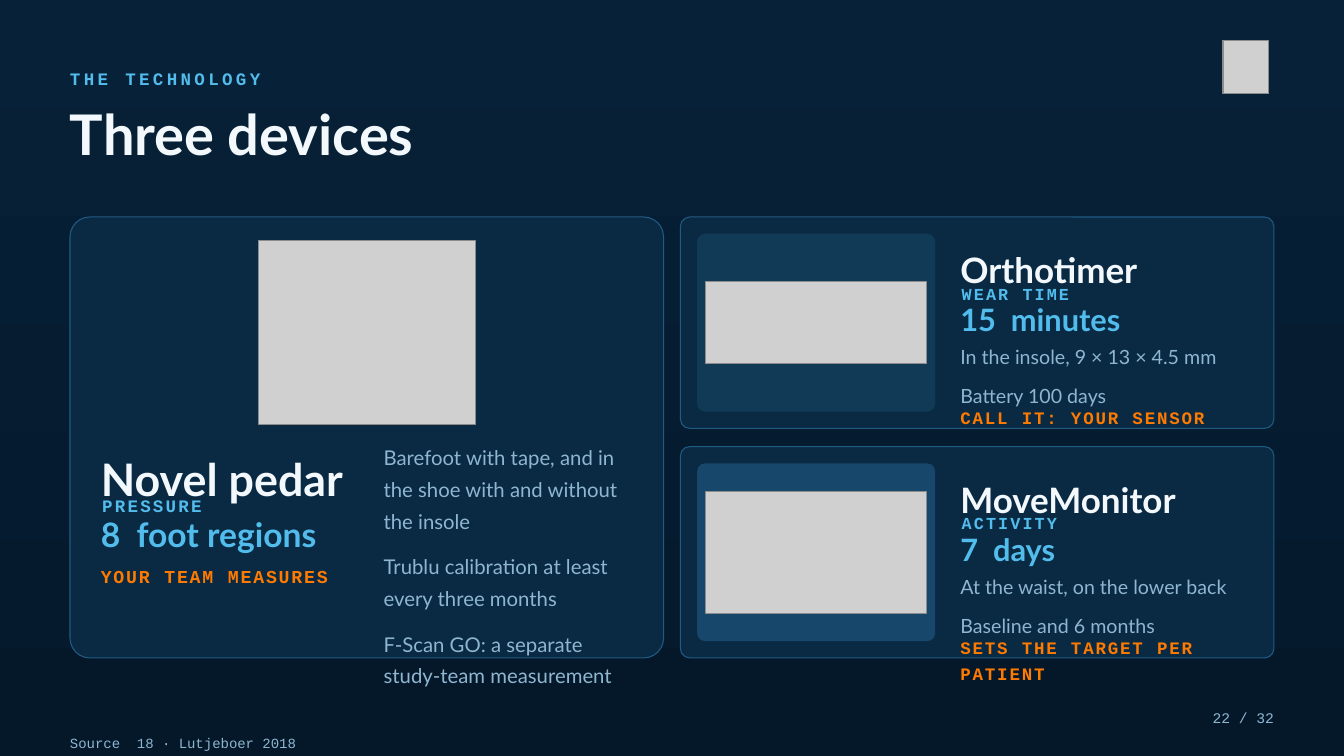
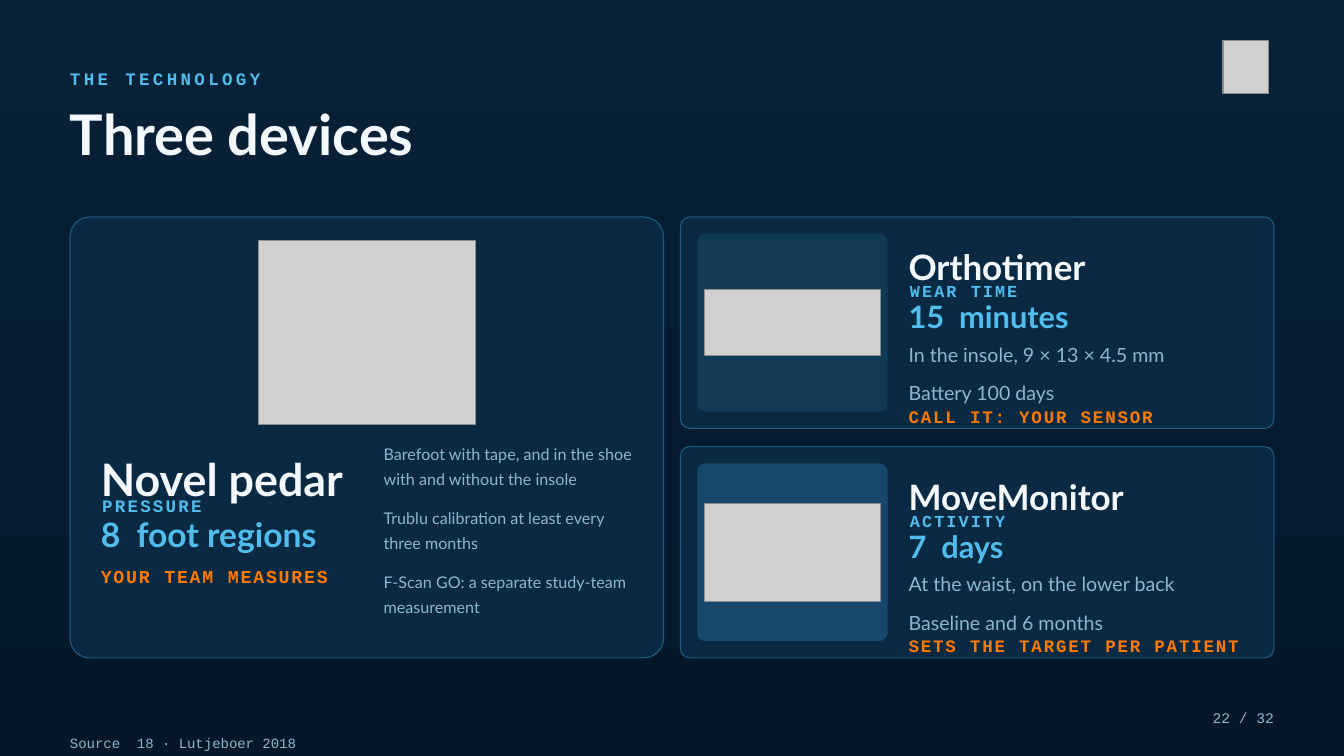
Before and after one commit to Dellfs/paradise-project, a slide deck: slide 22 of PARADISE_presentatie/PARADISE_congres.pptx. Drawn at 1344x756 pixels with LibreOffice and Linux fonts; fonts in the diff are those of the drawing; grey boxes stand for pictures. Boxes give left, top, right and bottom in pixels: in the first picture for what was removed or moved away, otherwise in the second. Text is boxed around its words. In the diff, an @@ line names an element or a change of style, - is before the commit and + after.

```diff
--- a/PARADISE_presentatie/PARADISE_congres.pptx
+++ b/PARADISE_presentatie/PARADISE_congres.pptx
@@ rounded rectangle: place and size @@
-rounded rectangle at [698, 234, 936, 411]
+rounded rectangle at [698, 234, 888, 411]
@@ text "Orthotimer": place and size @@
-text "Orthotimer" at [960, 257, 1137, 290]
+text "Orthotimer" at [909, 254, 1086, 287]
@@ picture: place and size @@
-picture at [706, 281, 927, 364]
+picture at [705, 290, 881, 356]
@@ text "15 minutes": place and size @@
-text "15 minutes" at [960, 308, 1120, 331]
+text "15 minutes" at [909, 305, 1068, 328]
@@ text "WEAR TIME": place and size @@
-text "WEAR TIME" at [962, 289, 1070, 300]
+text "WEAR TIME" at [910, 286, 1018, 297]
@@ text "In the insole, 9 × ...": place and size @@
-text "In the insole, 9 × ..." at [960, 349, 1216, 407]
+text "In the insole, 9 × ..." at [909, 347, 1164, 404]
@@ text "CALL IT: YOUR SENSOR": place and size @@
-text "CALL IT: YOUR SENSOR" at [960, 412, 1204, 429]
+text "CALL IT: YOUR SENSOR" at [909, 411, 1153, 429]
@@ text "Barefoot with tape, and in ..." at [384, 448, 632, 613]: size 14.5 to 11.5 pt @@
@@ rounded rectangle: place and size @@
-rounded rectangle at [698, 464, 936, 641]
+rounded rectangle at [698, 464, 888, 641]
@@ text "MoveMonitor": place and size @@
-text "MoveMonitor" at [960, 487, 1175, 519]
+text "MoveMonitor" at [909, 484, 1124, 517]
@@ picture: place and size @@
-picture at [706, 491, 927, 613]
+picture at [705, 503, 881, 601]
@@ text "ACTIVITY": place and size @@
-text "ACTIVITY" at [962, 518, 1057, 529]
+text "ACTIVITY" at [910, 516, 1005, 527]
@@ text "7 days": place and size @@
-text "7 days" at [960, 538, 1055, 566]
+text "7 days" at [909, 535, 1003, 563]
@@ text "At the waist, on the ...": place and size @@
-text "At the waist, on the ..." at [960, 579, 1226, 633]
+text "At the waist, on the ..." at [909, 576, 1175, 630]
@@ text "SETS THE TARGET PER PATIENT" rewrapped from [960, 642, 1192, 680] to [909, 640, 1238, 658] @@
```
Also in this commit, not shown: 2 other slides changed, 13 other files.
